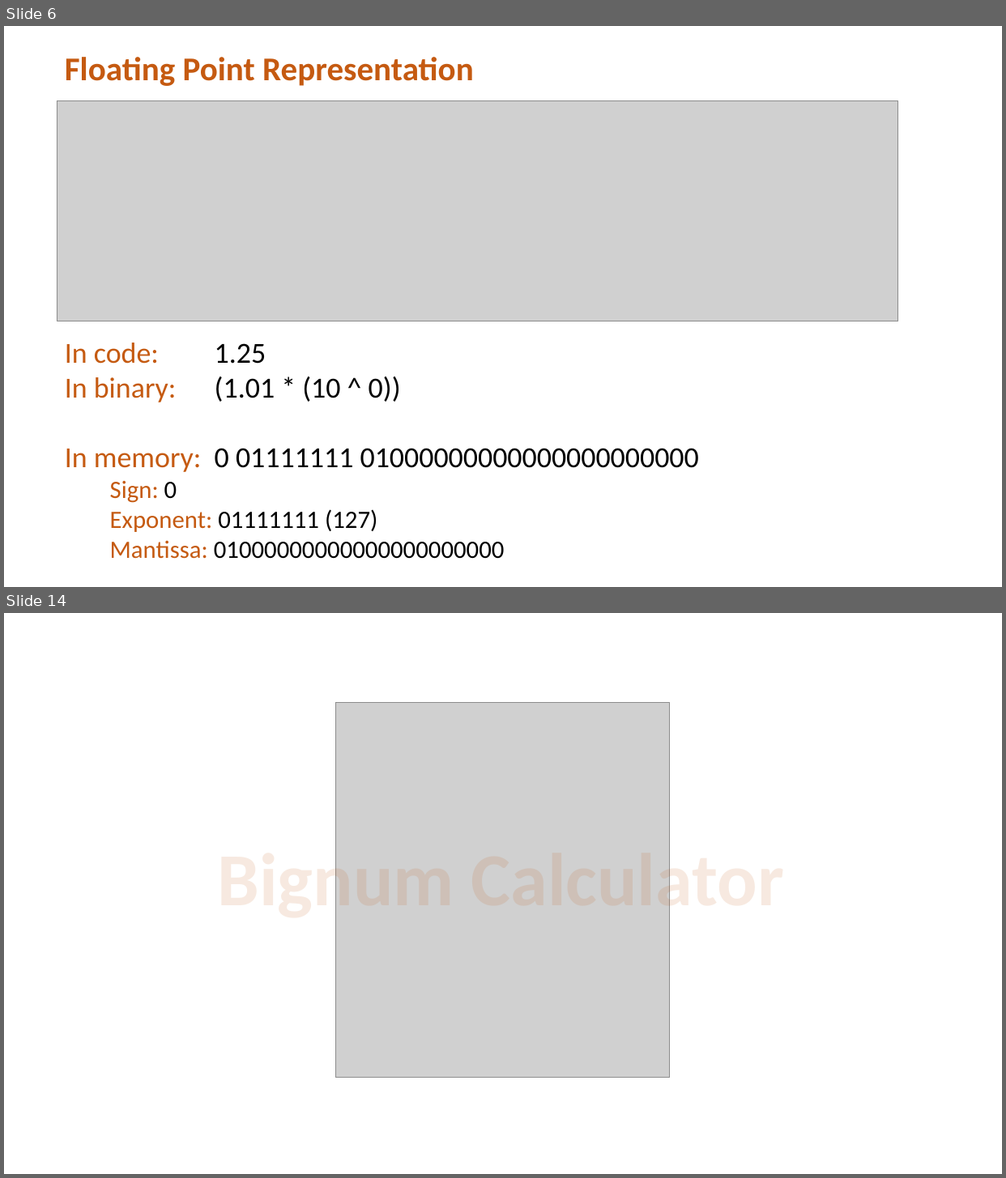
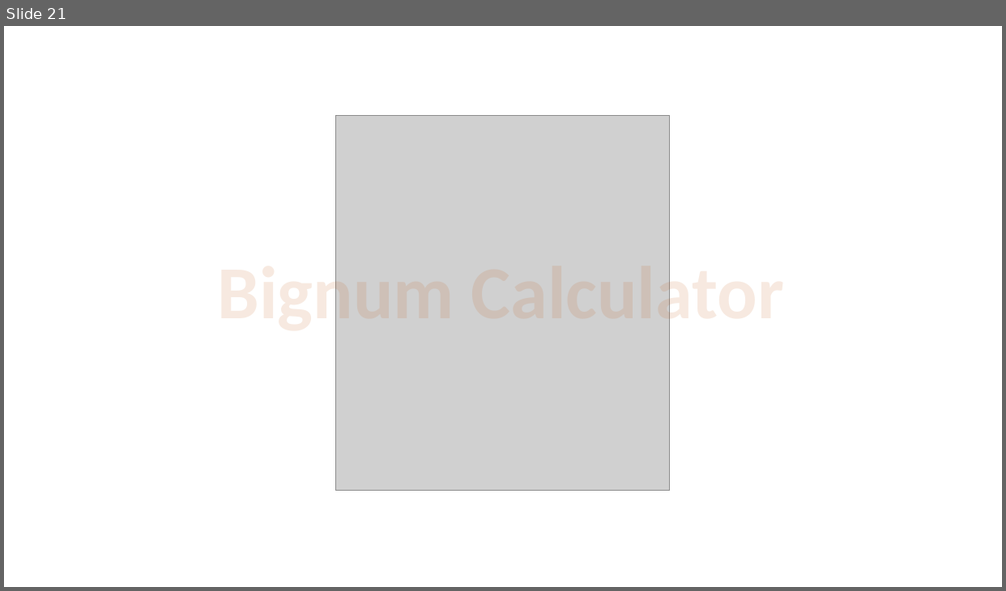
Before and after one commit to eindacor/JEPbignum_calculator, a slide deck: images/Bignum Presentation.pptx. Shown one above the other, each under a label of ours: slides 6 and 14 before the commit, slide 21 after it; the slides between them are not shown. The pictures are 1006x1178 and 1006x591 pixels, drawn with LibreOffice and Linux fonts; fonts in the diff are those of the drawing; grey boxes stand for pictures. Boxes give left, top, right and bottom in pixels: in the first picture for what was removed or moved away, otherwise in the second. Text is boxed around its words. In the diff, an @@ line names an element or a change of style, - is before the commit and + after.

```diff
--- a/images/Bignum Presentation.pptx
+++ b/images/Bignum Presentation.pptx
@@ slide 6 removed at [4, 26, 1002, 587], background #FFFFFF @@
@@ text removed at [65, 57, 474, 86] @@
-Floating Point Representation
@@ picture removed at [57, 101, 898, 322] @@
@@ text removed at [65, 343, 699, 559] @@
-In code: 1.25
-In binary: (1.01 * (10 ^ 0))
-In memory: 0 01111111 01000000000000000000000
-Sign: 0
-Exponent: 01111111 (127)
-Mantissa: 01000000000000000000000
@@ what was slide 14 is now slide 21 @@
```
Also in this commit, not shown: 4 slides changed, 16 slides added, 8 other slides removed, 19 other files.
